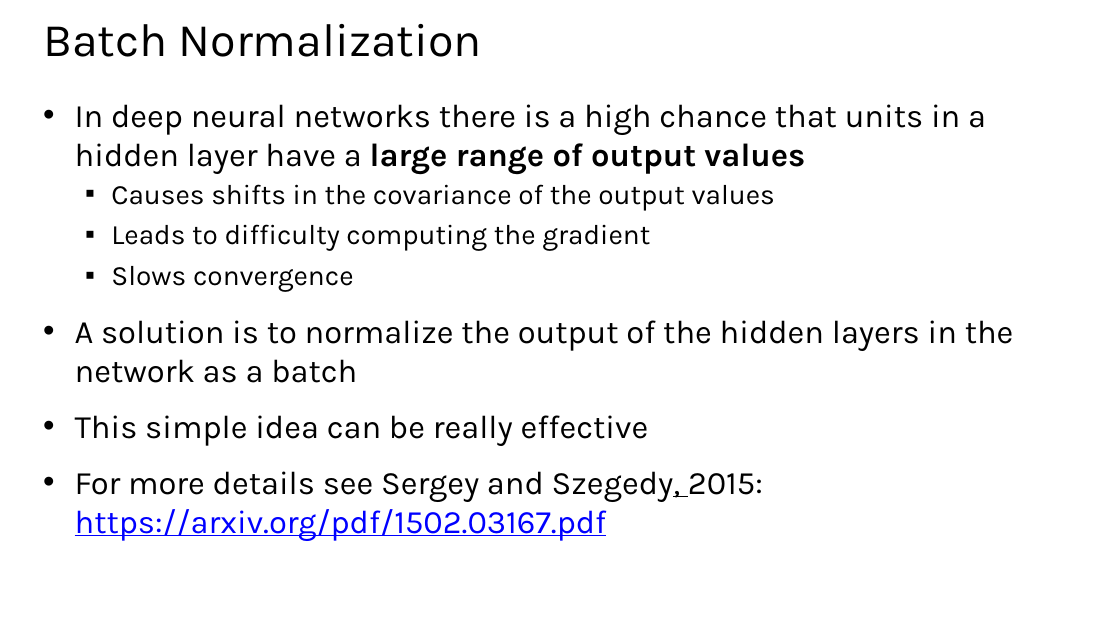
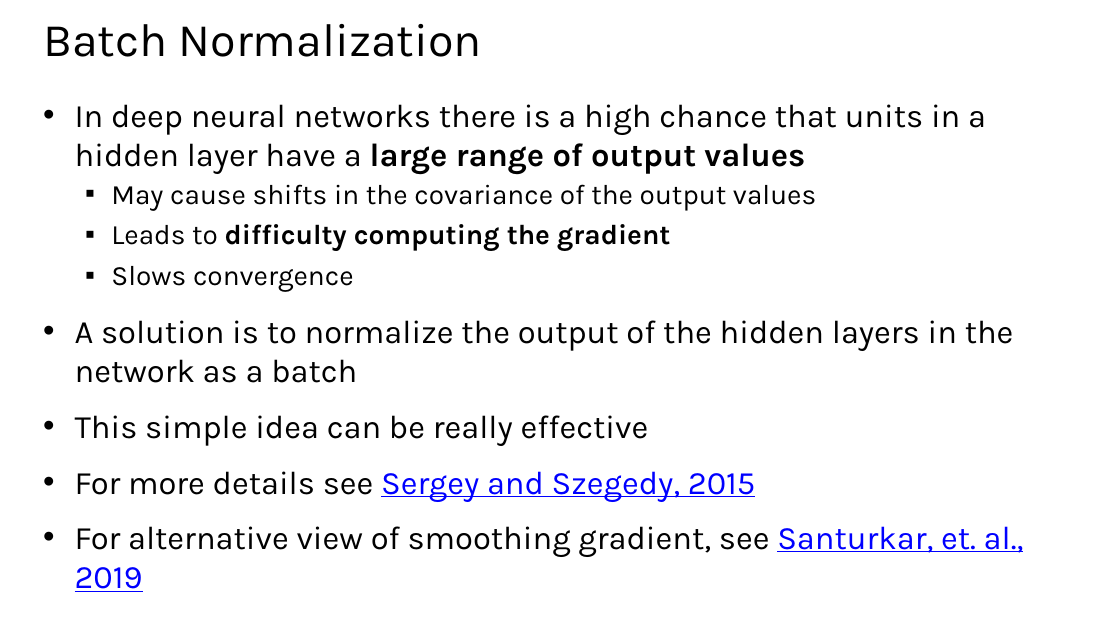
Before and after one commit to StephenElston/CSCI-E25, a slide deck: slide 61 of Slides/5_BuildingBlocksOfDeepLearning.pptx. Drawn at 1120x630 pixels with LibreOffice and Linux fonts; fonts in the diff are those of the drawing. Boxes give left, top, right and bottom in pixels: in the first picture for what was removed or moved away, otherwise in the second. Text is boxed around its words. In the diff, an @@ line names an element or a change of style, - is before the commit and + after.

```diff
--- a/Slides/5_BuildingBlocksOfDeepLearning.pptx
+++ b/Slides/5_BuildingBlocksOfDeepLearning.pptx
@@ text at (111, 184, 816, 210): text changed @@
-  ▪ Causes shifts in the covariance of the output values
+  ▪ May cause shifts in the covariance of the output values
@@ text at (111, 224, 670, 251): bold on in "difficulty computing the gradient" @@
@@ text at (75, 471, 1024, 592): text changed @@
-• For more details see Sergey and Szegedy, 2015: https://arxiv.org/pdf/1502.03167.pdf
+• For more details see Sergey and Szegedy, 2015
+• For alternative view of smoothing gradient, see Santurkar, et. al., 2019
```
Also in this commit, not shown: 2 other slides changed.
